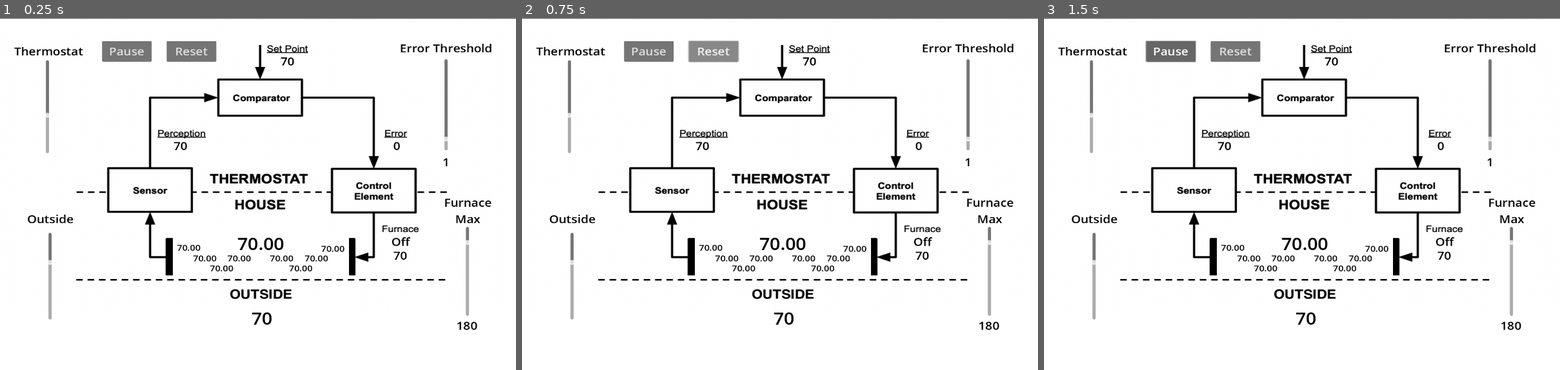
Above: before the commit, frames 1-3 (left to right).
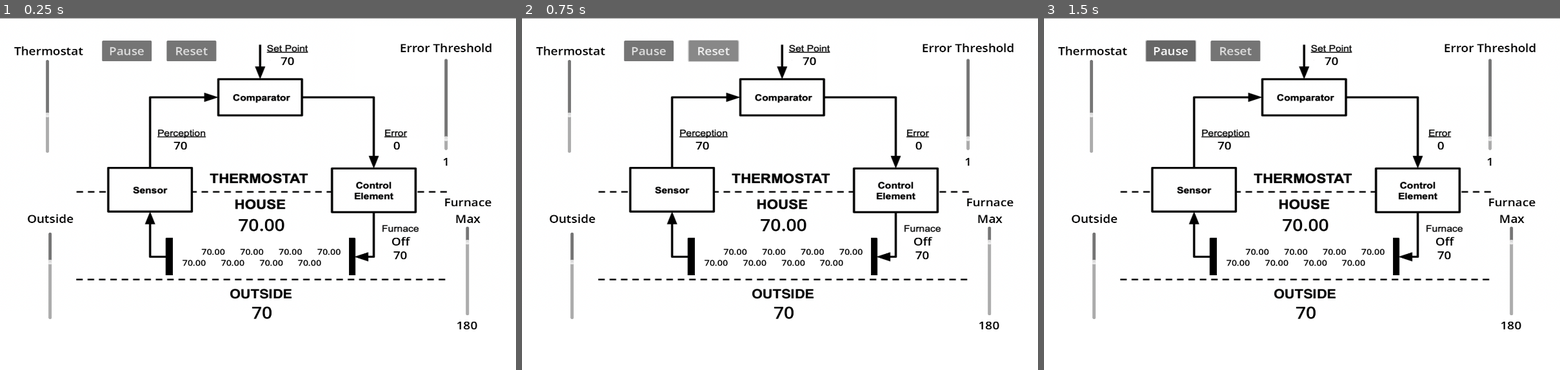
Above: after the commit, the same moments.

Repository: speery/mitw-thermostat-1
Game: Godot game, scene res://main.tscn
The game is run twice, just before and just after one commit, with the same random seed, the same clock (stepped at 60 frames per second) and the same inputs.
Inputs:
- Up to frame 1 (0.25 s): no input
- Up to frame 2 (0.75 s): click "Reset" at 0.5 s
- Up to frame 3 (1.5 s): click "Pause" at 1.25 s

The runs differ from the first frame. In frame 1, 4.0% of the frame differs, in the area x 0-100%, y 0-89%; in frame 2, 4.0%; in frame 3, 4.0%.

Commit message:
Adds average temperature and convection.

Diff:
--- a/main.gd
+++ b/main.gd
@@ -20,7 +20,6 @@
 var inside_value6: float = 70
 var inside_value7: float = 70
 var inside_value8: float = 70
-var inside_value9: float = 70
 
 
 # Called when the node enters the scene tree for the first time.
@@ -47,27 +46,8 @@
 
 
 func _on_timer_timeout() -> void:
-	if furnace_state == FURNACE_STATE_ON:
-		furnace_temp_value = furnace_temp_value + 1
-		if furnace_temp_value > furnace_max_value:
-			furnace_temp_value = furnace_max_value
-		inside_value1 = furnace_temp_value
-	else: # FURNACE_STATE_OFF
-		if furnace_temp_value > inside_value1:
-			furnace_temp_value = furnace_temp_value - 1
-
-	# Set heat wave
-	inside_value9 = inside_value8
-	inside_value8 = inside_value7
-	inside_value7 = inside_value6
-	inside_value6 = inside_value5
-	inside_value5 = inside_value4
-	inside_value4 = inside_value3
-	inside_value3 = inside_value2
-	inside_value2 = inside_value1
-
-	# Heat Gain
-	inside_value9 = heat_gain(inside_value9)
+
+	# Heat Gain/Loss
 	inside_value8 = heat_gain(inside_value8)
 	inside_value7 = heat_gain(inside_value7)
 	inside_value6 = heat_gain(inside_value6)
@@ -75,10 +55,38 @@
 	inside_value4 = heat_gain(inside_value4)
 	inside_value3 = heat_gain(inside_value3)
 	inside_value2 = heat_gain(inside_value2)
-	if furnace_state == FURNACE_STATE_OFF:
-		inside_value1 = heat_gain(inside_value1)
-
-	perception_value = inside_value9
+	inside_value1 = heat_gain(inside_value1)
+
+	if furnace_state == FURNACE_STATE_ON:
+		furnace_temp_value = furnace_temp_value + 1
+		if furnace_temp_value > furnace_max_value:
+			furnace_temp_value = furnace_max_value
+
+		# Set heat wave
+		inside_value8 = inside_value7
+		inside_value7 = inside_value6
+		inside_value6 = inside_value5
+		inside_value5 = inside_value4
+		inside_value4 = inside_value3
+		inside_value3 = inside_value2
+		inside_value2 = inside_value1
+		inside_value1 = furnace_temp_value
+
+	else: # FURNACE_STATE_OFF
+		if furnace_temp_value > inside_value1:
+			furnace_temp_value = furnace_temp_value - 1
+
+		var average = inside_value_average() # Get local value. Average will change as convection is called below
+		convection(inside_value1, average)
+		convection(inside_value2, average)
+		convection(inside_value3, average)
+		convection(inside_value4, average)
+		convection(inside_value5, average)
+		convection(inside_value6, average)
+		convection(inside_value7, average)
+		convection(inside_value8, average)
+
+	perception_value = inside_value8
 
 	calculate_variables()
 	set_display_values_from_variables()
@@ -166,10 +174,18 @@
 	inside_value6 = 70
 	inside_value7 = 70
 	inside_value8 = 70
-	inside_value9 = 70
+
+func inside_value_average() -> float:
+	return (inside_value1 + inside_value2 + inside_value3 + inside_value4 +
+			inside_value5 + inside_value6 + inside_value7 + inside_value8) / 8
 
 func heat_gain(inside_value: float) -> float:
 	return inside_value + ((outside_value - inside_value) * r_value)
+
+
+func convection(value, average):
+	return value + ((average - value) * .5)
+
 
 func drag_ended(value_changed: bool) -> void:
 	if (value_changed):
@@ -198,10 +214,6 @@
 	$Bkgnd/PerceptionValue.text = str(perception_value)
 	$Bkgnd/OutsideValue.text = str(outside_value)
 	$Bkgnd/FurnaceState.text = furnace_state
-	#if (furnace_state == FURNACE_STATE_OFF):
-	#	$Bkgnd/FurnaceTemp.visible = false
-	#else:
-	#	$Bkgnd/FurnaceTemp.visible = true
 
 	$Bkgnd/FurnaceTemp.text = str(furnace_temp_value)
 	$Bkgnd/InsideValue1.text = str("%.2f" % inside_value1)
@@ -212,4 +224,4 @@
 	$Bkgnd/InsideValue6.text = str("%.2f" % inside_value6)
 	$Bkgnd/InsideValue7.text = str("%.2f" % inside_value7)
 	$Bkgnd/InsideValue8.text = str("%.2f" % inside_value8)
-	$Bkgnd/InsideValue9.text = str("%.2f" % inside_value9)
+	$Bkgnd/InsideValueAverage.text = str("%.2f" % inside_value_average())
--- a/main.tscn
+++ b/main.tscn
@@ -20,7 +20,7 @@
 script = ExtResource("1_0xm2m")
 
 [node name="Bkgnd" type="Sprite2D" parent="."]
-position = Vector2(760, 537)
+position = Vector2(760, 536)
 scale = Vector2(1.111, 1)
 texture = ExtResource("1_ig7tw")
 
@@ -148,9 +148,9 @@
 
 [node name="OutsideValue" type="Label" parent="Bkgnd"]
 offset_left = -26.1026
-offset_top = 303.0
+offset_top = 287.0
 offset_right = 28.8974
-offset_bottom = 370.0
+offset_bottom = 354.0
 text = "70"
 label_settings = ExtResource("5_7mycd")
 
@@ -164,84 +164,84 @@
 value = 70.0
 
 [node name="InsideValue1" type="Label" parent="Bkgnd"]
-offset_left = 147.417
-offset_top = 117.0
-offset_right = 227.417
-offset_bottom = 151.0
+offset_left = 136.814
+offset_top = 127.0
+offset_right = 216.814
+offset_bottom = 161.0
 text = "70"
 label_settings = ExtResource("5_lquwl")
 horizontal_alignment = 1
 
 [node name="InsideValue2" type="Label" parent="Bkgnd"]
-offset_left = 104.071
-offset_top = 144.654
-offset_right = 184.071
-offset_bottom = 178.654
+offset_left = 86.4087
+offset_top = 159.0
+offset_right = 166.409
+offset_bottom = 193.0
 text = "70"
 label_settings = ExtResource("5_lquwl")
 horizontal_alignment = 1
 
 [node name="InsideValue3" type="Label" parent="Bkgnd"]
-offset_left = 62.808
-offset_top = 174.0
-offset_right = 142.808
-offset_bottom = 208.0
+offset_left = 36.0036
+offset_top = 127.0
+offset_right = 116.004
+offset_bottom = 161.0
 text = "70"
 label_settings = ExtResource("5_lquwl")
 horizontal_alignment = 1
 
 [node name="InsideValue4" type="Label" parent="Bkgnd"]
-offset_left = 13.415
-offset_top = 144.654
-offset_right = 93.415
-offset_bottom = 178.654
+offset_left = -14.4014
+offset_top = 159.0
+offset_right = 65.5986
+offset_bottom = 193.0
 text = "70"
 label_settings = ExtResource("5_lquwl")
 horizontal_alignment = 1
 
 [node name="InsideValue5" type="Label" parent="Bkgnd"]
-offset_left = -63.0063
-offset_top = 86.0
-offset_right = 49.9937
-offset_bottom = 153.0
+offset_left = -64.8065
+offset_top = 127.0
+offset_right = 15.1935
+offset_bottom = 161.0
+text = "70"
+label_settings = ExtResource("5_lquwl")
+horizontal_alignment = 1
+
+[node name="InsideValue6" type="Label" parent="Bkgnd"]
+offset_left = -115.212
+offset_top = 159.0
+offset_right = -35.2115
+offset_bottom = 193.0
+text = "70"
+label_settings = ExtResource("5_lquwl")
+horizontal_alignment = 1
+
+[node name="InsideValue7" type="Label" parent="Bkgnd"]
+offset_left = -165.617
+offset_top = 127.0
+offset_right = -85.6165
+offset_bottom = 161.0
+text = "70"
+label_settings = ExtResource("5_lquwl")
+horizontal_alignment = 1
+
+[node name="InsideValue8" type="Label" parent="Bkgnd"]
+offset_left = -216.022
+offset_top = 159.0
+offset_right = -136.022
+offset_bottom = 193.0
+text = "70"
+label_settings = ExtResource("5_lquwl")
+horizontal_alignment = 1
+
+[node name="InsideValueAverage" type="Label" parent="Bkgnd"]
+offset_left = -61.2061
+offset_top = 32.0
+offset_right = 51.7939
+offset_bottom = 99.0
 text = "70"
 label_settings = ExtResource("5_7mycd")
-horizontal_alignment = 1
-
-[node name="InsideValue6" type="Label" parent="Bkgnd"]
-offset_left = -97.57
-offset_top = 144.654
-offset_right = -17.57
-offset_bottom = 178.654
-text = "70"
-label_settings = ExtResource("5_lquwl")
-horizontal_alignment = 1
-
-[node name="InsideValue7" type="Label" parent="Bkgnd"]
-offset_left = -144.112
-offset_top = 173.654
-offset_right = -64.112
-offset_bottom = 207.654
-text = "70"
-label_settings = ExtResource("5_lquwl")
-horizontal_alignment = 1
-
-[node name="InsideValue8" type="Label" parent="Bkgnd"]
-offset_left = -188.267
-offset_top = 144.654
-offset_right = -108.267
-offset_bottom = 178.654
-text = "70"
-label_settings = ExtResource("5_lquwl")
-horizontal_alignment = 1
-
-[node name="InsideValue9" type="Label" parent="Bkgnd"]
-offset_left = -229.602
-offset_top = 113.654
-offset_right = -149.602
-offset_bottom = 147.654
-text = "70"
-label_settings = ExtResource("5_lquwl")
 horizontal_alignment = 1
 
 [node name="PauseButton" type="Button" parent="Bkgnd"]
